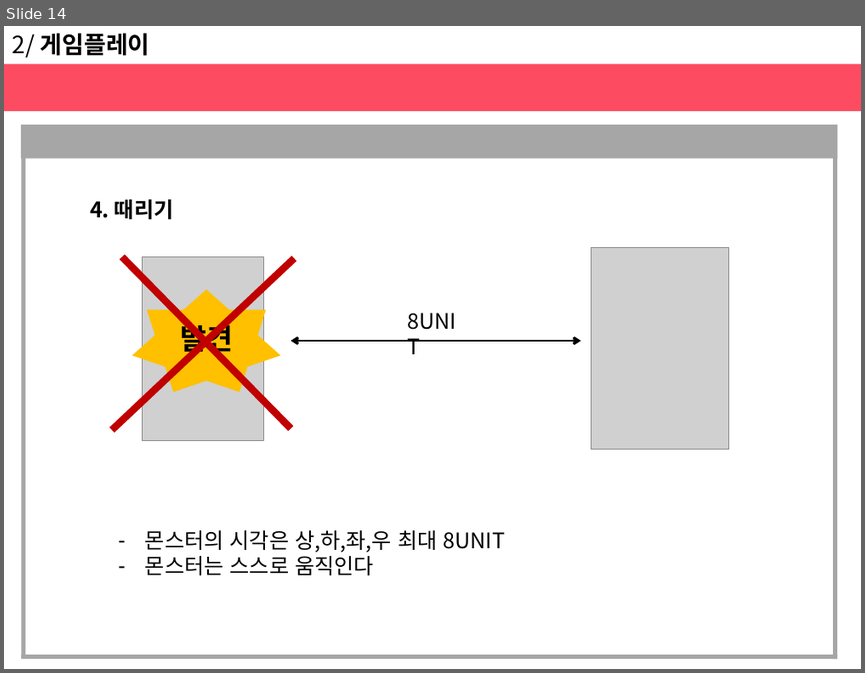
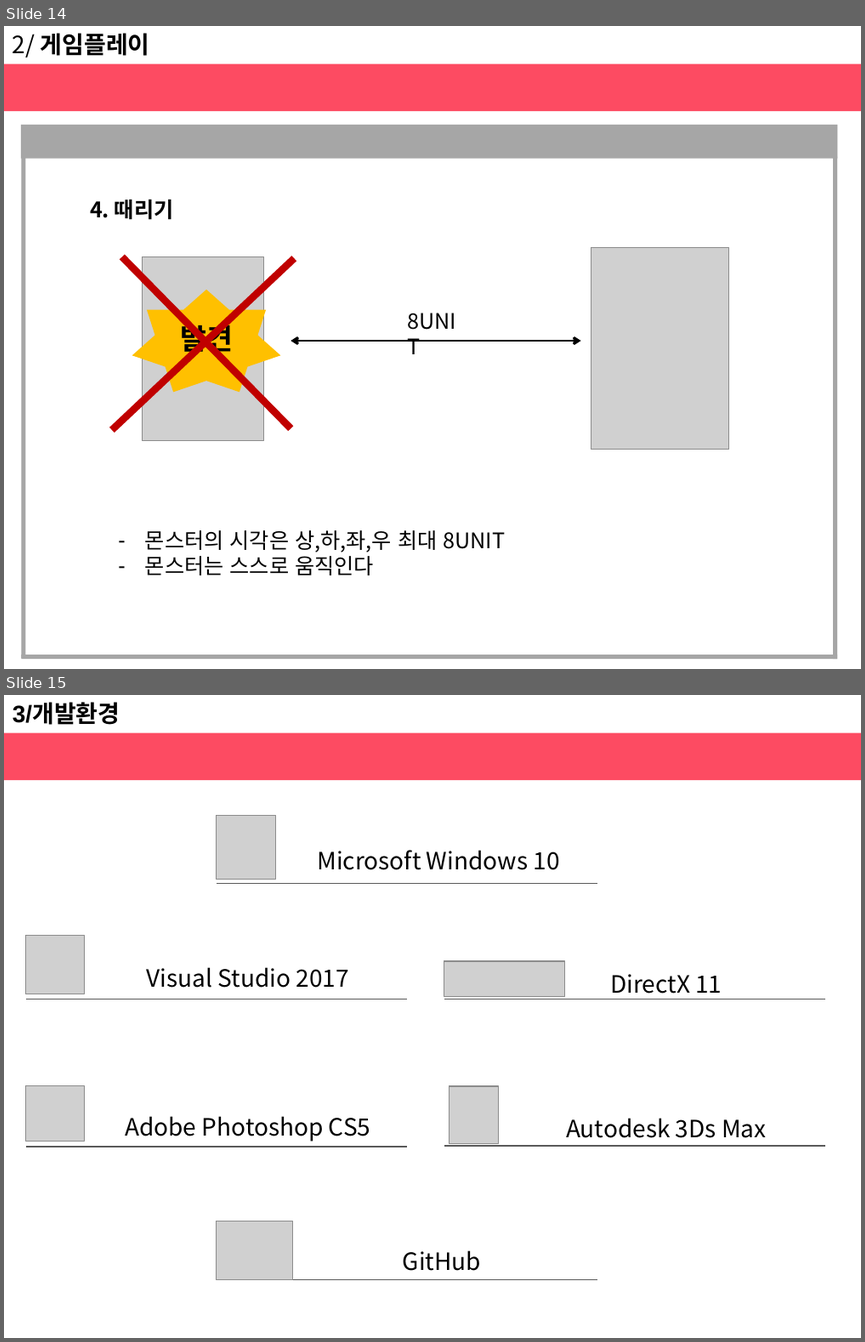
Before and after one commit to haeunjung/Team_Project, a slide deck: 기획문서/게임 제안서.pptx. Shown one above the other, each under a label of ours: slide 14 before the commit, slides 14 and 15 after it. The pictures are 865x673 and 865x1342 pixels, drawn with LibreOffice and Linux fonts; fonts in the diff are those of the drawing; grey boxes stand for pictures. Boxes give left, top, right and bottom in pixels: in the first picture for what was removed or moved away, otherwise in the second. Text is boxed around its words. In the diff, an @@ line names an element or a change of style, - is before the commit and + after.

Commit message:
11.29
목차 수정
개발 환경 추가
역할분담 추가

```diff
--- a/기획문서/게임 제안서.pptx
+++ b/기획문서/게임 제안서.pptx
@@ slide 15 added at (4, 695, 861, 1338), background #FFFFFF @@
@@ text added at (12, 704, 120, 725), 20 pt, text #000000, bold @@
+3/개발환경
@@ rectangle added at (4, 732, 861, 780), fill #FD4B62 @@
@@ picture added at (216, 816, 276, 879) @@
@@ text added at (317, 850, 560, 870), 20 pt, text #000000 @@
+Microsoft Windows 10
@@ line added from (216, 884) to (598, 884), #595959 1 pt @@
@@ picture added at (26, 935, 86, 993) @@
@@ text added at (147, 967, 349, 987), 20 pt, text #000000 @@
+Visual Studio 2017
@@ picture added at (444, 961, 564, 997) @@
@@ text added at (610, 974, 721, 999), 20 pt, text #000000 @@
+DirectX 11
@@ line added from (26, 999) to (407, 999), #595959 1 pt @@
@@ line added from (444, 998) to (826, 998), #595959 1 pt @@
@@ picture added at (26, 1086, 86, 1141) @@
@@ picture added at (449, 1086, 499, 1143) @@
@@ text added at (125, 1116, 370, 1141), 20 pt, text #000000 @@
+Adobe Photoshop CS5
@@ text added at (566, 1117, 766, 1138), 20 pt, text #000000 @@
+Autodesk 3Ds Max
@@ line added from (26, 1146) to (407, 1146), #595959 1 pt @@
@@ line added from (444, 1145) to (826, 1145), #595959 1 pt @@
@@ picture added at (216, 1220, 293, 1279) @@
@@ text added at (403, 1250, 481, 1270), 20 pt, text #000000 @@
+GitHub
@@ line added from (222, 1279) to (598, 1279), #595959 1 pt @@
```
Also in this commit, not shown: 4 slides changed, 2 other slides added.
